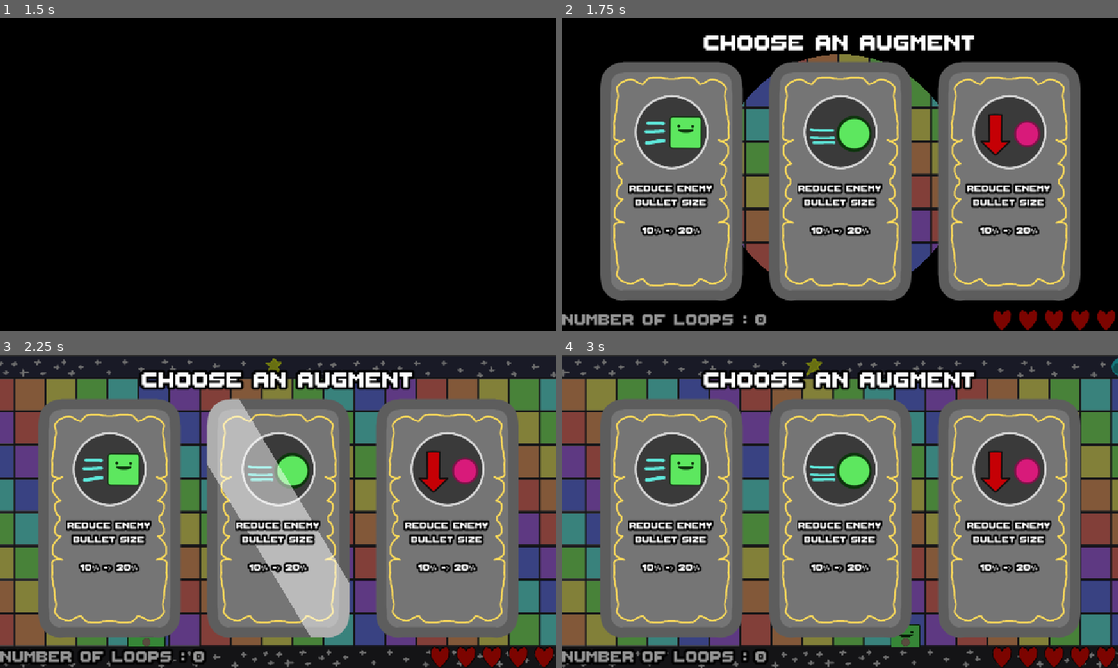
Above: before the commit, frames 1-4 (two rows, left to right).
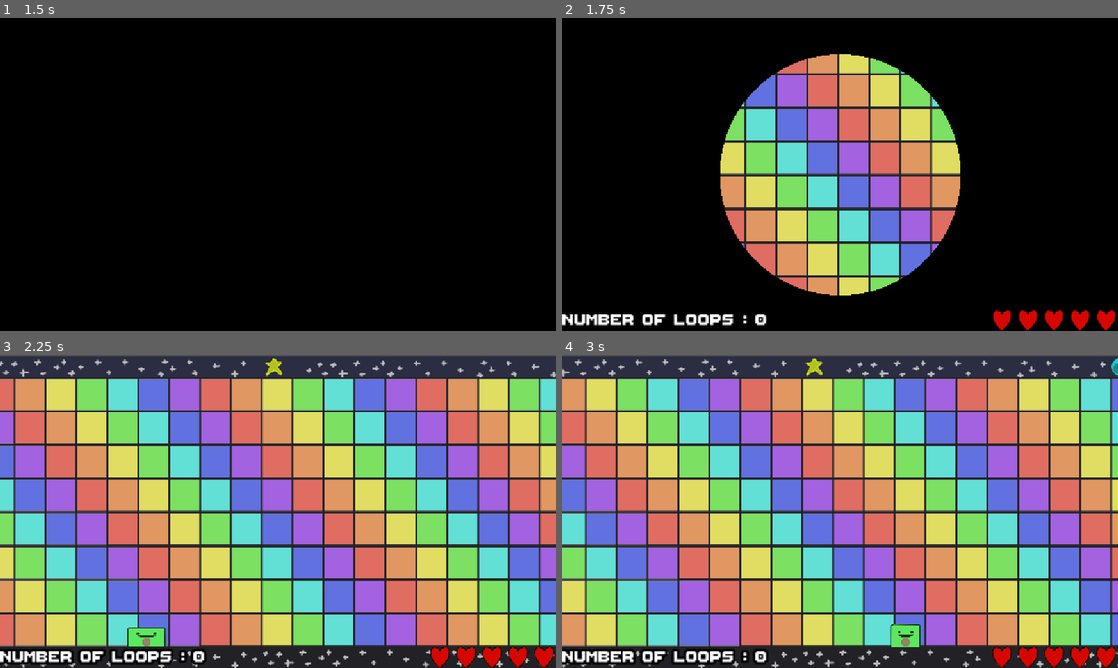
Above: after the commit, the same moments.

Repository: les-brows/la-boucle-musicale
Game: Godot game, scene res://Levels/MainMenu/MainMenu.tscn
The game is run twice, just before and just after one commit, with the same random seed, the same clock (stepped at 60 frames per second) and the same inputs. Sound files missing from this copy of the repository are replaced by a short silence.
Inputs (mouse positions are in pixels of both pictures, inside the frame that each line leads up to):
- Up to frame 1 (1.5 s): tap Enter (ui_accept) at 0.5 s; move the mouse to (400, 158) at 0.52 s; hold D (player1_right) 0.53-1.28 s; hold Enter (ui_accept) 0.53-1.28 s; move the mouse to (166, 190) at 1.27 s; hold S (player1_down) from 1.28 s (still down); tap Shift (player1_dash) at 1.35 s
- Up to frame 2 (1.75 s): keep holding S (player1_down); tap Enter (ui_accept) at 1.52, 1.55 s
- Up to frame 3 (2.25 s): tap Enter (ui_accept) at 1.82 s; move the mouse to (333, 442) at 2.02 s; release S (player1_down) at 2.03 s; hold D (player1_right) from 2.03 s (still down); hold Enter (ui_accept) from 2.03 s (still down); right-click (333, 442) at 2.1 s
- Up to frame 4 (3 s): move the mouse to (812, 574) at 2.77 s; release D (player1_right) at 2.78 s; release Enter (ui_accept) at 2.78 s; hold O (player1_shoot_up) from 2.78 s (still down); tap Enter (ui_accept) at 2.85 s

Frame 1 is identical in both runs. In frame 2, 65% of the frame differs, in the area x 0-100%, y 5-100%; in frame 3, 92%, in the area x 0-100%, y 0-100%; in frame 4, 92%.

Commit message:
feat: can now select augment from menu

Diff:
--- a/Levels/ScrollingLevel.tscn
+++ b/Levels/ScrollingLevel.tscn
@@ -25,6 +25,7 @@
 [node name="GameUI" parent="Camera2D" instance=ExtResource("4_ppgid")]
 
 [node name="AugmentUI" parent="Camera2D" instance=ExtResource("5_87ybl")]
+visible = false
 
 [node name="GameOver" parent="Camera2D" instance=ExtResource("3_6wcv4")]
 visible = false
--- a/Levels/scrolling_level.gd
+++ b/Levels/scrolling_level.gd
@@ -98,7 +98,7 @@
 
 func _on_augment_selected() -> void:
 	# Unpause the enemies and their projectiles
-	enemy_manager_node.process_mode = PROCESS_MODE_DISABLED
+	enemy_manager_node.process_mode = Node.PROCESS_MODE_INHERIT
 
 	# Unpause camera
 	in_augment_menu = false
--- a/Objects/GameUI/augment_ui.gd
+++ b/Objects/GameUI/augment_ui.gd
@@ -1,7 +1,8 @@
 extends CanvasLayer
 
-var currently_selected_augment = 1
-var is_in_augment_menu = false
+var currently_selected_augment: int = 2
+var is_in_augment_menu: bool = false
+var can_pass_end_level: bool = false
 
 @onready var augment_1_texture = $Augments/VBoxContainer/HBoxContainer/Augment_1
 @onready var augment_2_texture = $Augments/VBoxContainer/HBoxContainer/Augment_2
@@ -42,17 +43,24 @@
 
 
 func _ready():
-	_on_end_level_reached()
 	Globals.end_level_reached.connect(_on_end_level_reached)
+	Globals.middle_level_reached.connect(_on_middle_level_reached)
 
 	var shader = load("res://Objects/GameUI/AugmentUI.gdshader")
 	shader_material.shader = shader
 
+func _on_middle_level_reached() -> void:
+	can_pass_end_level = true
+
 func _on_end_level_reached() -> void:
+	if not can_pass_end_level:
+		return
+
+	can_pass_end_level = false
 	generate_augments()
+	update_augment_display(currently_selected_augment)
 	visible = true
 	is_in_augment_menu = true
-	pass
 
 func _process(_delta: float) -> void:
 	if not is_in_augment_menu:
@@ -60,20 +68,47 @@
 
 	var new_currently_selected_augment = currently_selected_augment
 
-	if Input.is_action_pressed("player1_left"):
-		new_currently_selected_augment = clamp(currently_selected_augment, 0, currently_selected_augment - 1)
-	if Input.is_action_pressed("player1_right"):
-		new_currently_selected_augment = clamp(currently_selected_augment, currently_selected_augment + 1, 2)
-	if Input.is_action_pressed("ui_accept"):
+	if Input.is_action_just_pressed("player1_left"):
+		new_currently_selected_augment = max(1, currently_selected_augment - 1)
+	if Input.is_action_just_pressed("player1_right"):
+		new_currently_selected_augment = min(currently_selected_augment + 1, 3)
+	if Input.is_action_just_pressed("ui_accept"):
 		select_augment(currently_selected_augment)
+		# TODO play sound effect
+		visible = false
+		is_in_augment_menu = false
+		Globals.augment_selected.emit()
+		return
 
 	if new_currently_selected_augment != currently_selected_augment:
+		print(new_currently_selected_augment)
 		currently_selected_augment = new_currently_selected_augment
 		update_augment_display(currently_selected_augment)
 
 
 func select_augment(augment_selected) -> void:
-	pass
+	if augment_selected == Augment.ENEMY_BULLET_SIZE:
+		Globals.BULLET_SIZE_MULT_ENEMY *= 0.9
+	if augment_selected == Augment.PLAYER_BULLET_SIZE:
+		Globals.BULLET_SIZE_MULT_PLAYER += 0.1
+	if augment_selected == Augment.ENEMY_BULLET_SPEED:
+		Globals.BULLET_TRAVEL_MULT_ENEMY *= 0.9
+	if augment_selected == Augment.PLAYER_BULLET_SPEED:
+		Globals.BULLET_TRAVEL_MULT_PLAYER += 0.1
+	if augment_selected == Augment.ENEMY_MOVEMENT_SPEED:
+		Globals.MOVE_SPEED_MULT_ENEMY *= 0.9
+	if augment_selected == Augment.PLAYER_MOVEMENT_SPEED:
+		Globals.MOVE_SPEED_MULT_PLAYER += 0.1
+	if augment_selected == Augment.PLAYER_HEAL:
+		Globals.CURRENT_HP_PLAYER = Globals.MAX_HP
+	if augment_selected == Augment.PLAYER_MELODY:
+		Globals.MELODY_LEVEL += 1
+	if augment_selected == Augment.PLAYER_STRENGTH:
+		Globals.DMG_BULLET += 1
+	if augment_selected == Augment.PLAYER_DODGE:
+		Globals.LUCK_DODGE += 10
+	if augment_selected == Augment.PLAYER_BULLET_SPREAD:
+		Globals.NB_BULLET_PLAYER += 1
 
 func generate_augments() -> void:
 	var valid_augments: bool = false
@@ -91,6 +126,7 @@
 	set_augment_texture(augment_3_texture, augment_3)
 
 func set_augment_texture(augment_texture, augment) -> void:
+	# TODO set text here
 	if augment == Augment.ENEMY_BULLET_SIZE:
 		augment_texture.texture = ENEMY_BULLET_SIZE_TEXTURE
 	if augment == Augment.PLAYER_BULLET_SIZE:
--- a/Objects/input_manager.gd
+++ b/Objects/input_manager.gd
@@ -8,6 +8,8 @@
 static var move_directions_x:float = 0
 static var move_directions_y:float = 0
 static var player_dead: bool = false
+static var game_paused: bool = false
+static var can_pass_end_level: bool = false
 
 static var shoot_directions_x:float = 0
 static var shoot_directions_y:float = 0
@@ -21,16 +23,32 @@
 
 func _init() -> void:
 	Globals.player_death.connect(_on_player_death)
+	Globals.end_level_reached.connect(_on_end_level_reached)
+	Globals.middle_level_reached.connect(_on_middle_level_reached)
+	Globals.augment_selected.connect(_on_augment_selected)
 	player_dead = false
+	game_paused = false
 
 func _on_player_death():
 	player_dead = true
+
+func _on_end_level_reached():
+	if not can_pass_end_level:
+		return
+	can_pass_end_level = false
+	game_paused = true
+
+func _on_middle_level_reached() -> void:
+	can_pass_end_level = true
+
+func _on_augment_selected():
+	game_paused = false
 
 
 
 func update_input():
 	# Block inputs if player is dead
-	if player_dead:
+	if player_dead or game_paused:
 		move_update.emit(0, 0)
 		return
 
--- a/globals.gd
+++ b/globals.gd
@@ -33,6 +33,7 @@
 
 var INVINCIBILITY_TIMER: float = 1
 var MAX_HP: int = 10
+
 const DODGE_MAX_PERCENT = 50
 const MELODY_MAX_LEVEL = 2
 const BULLET_SPREAD_MAX_LEVEL = 2
@@ -57,4 +58,4 @@
 var BULLET_SIZE_MULT_ENEMY :float =1
 var NB_BULLET_PLAYER = 2
 var MELODY_LEVEL = 1
-var LUCK_DODGE :int = 50
+var LUCK_DODGE :int = 0
